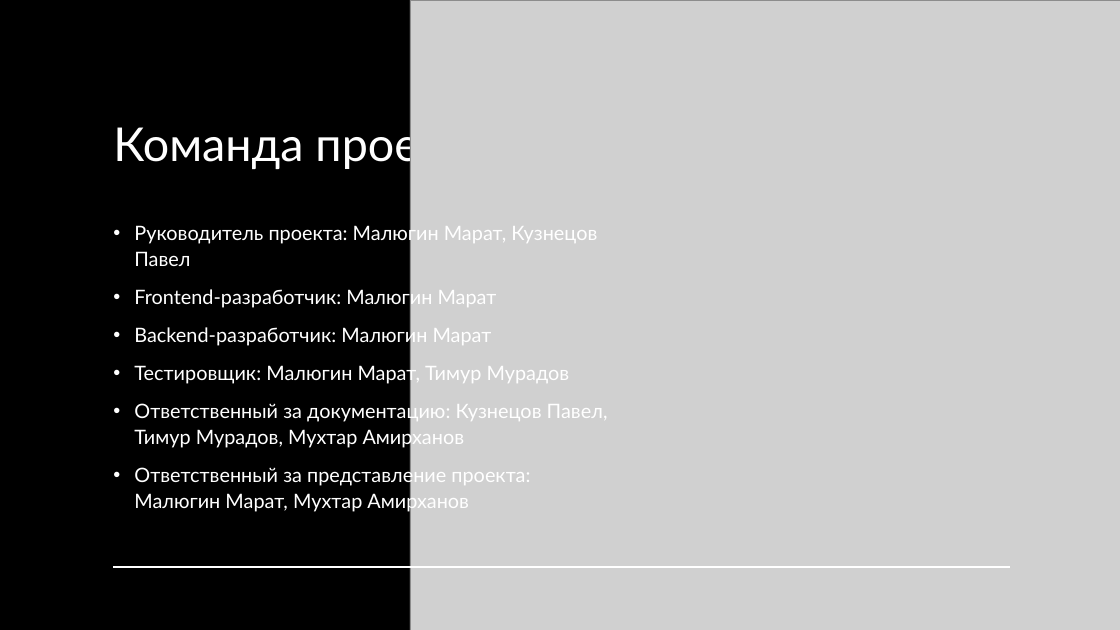
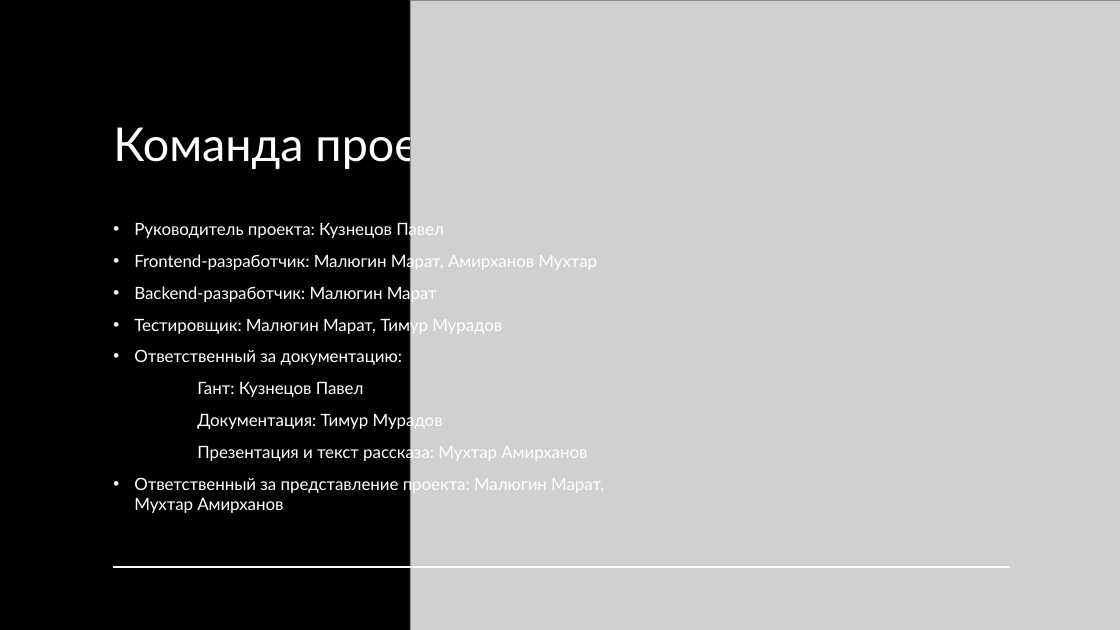
Before and after one commit to JimStoneOL/SportClubFront, a slide deck: slide 2 of Презентация.pptx. Drawn at 1120x630 pixels with LibreOffice and Linux fonts; fonts in the diff are those of the drawing; grey boxes stand for pictures. Boxes give left, top, right and bottom in pixels: in the first picture for what was removed or moved away, otherwise in the second. Text is boxed around its words. In the diff, an @@ line names an element or a change of style, - is before the commit and + after.

Commit message:
Добавлено Мухтаром
Изменено: переходы

```diff
--- a/Презентация.pptx
+++ b/Презентация.pptx
@@ text at (x1=134, y1=221, x2=597, y2=271): text changed; size 17 to 14.4 pt @@
-• Руководитель проекта: Малюгин Марат, Кузнецов Павел
-• Frontend-разработчик: Малюгин Марат
+• Руководитель проекта: Кузнецов Павел
+• Frontend-разработчик: Малюгин Марат, Амирханов Мухтар
@@ text at (x1=134, y1=284, x2=604, y2=513): size 17 to 14.4 pt in "Backend-разработчик: Малюгин Марат", "Тестировщик: Малюгин Марат, Тимур Мурадов", "Ответственный за представление проекта: Малюгин Марат, Мухта ..."; line spacing 1.1 to 1 @@
@@ text at (x1=134, y1=349, x2=587, y2=462): text changed; size 17 to 14.4 pt @@
-• Ответственный за документацию: Кузнецов Павел, Тимур Мурадов, Мухтар Амирханов
+• Ответственный за документацию:
+Гант: Кузнецов Павел
+Документация: Тимур Мурадов
+Презентация и текст рассказа: Мухтар Амирханов
```
